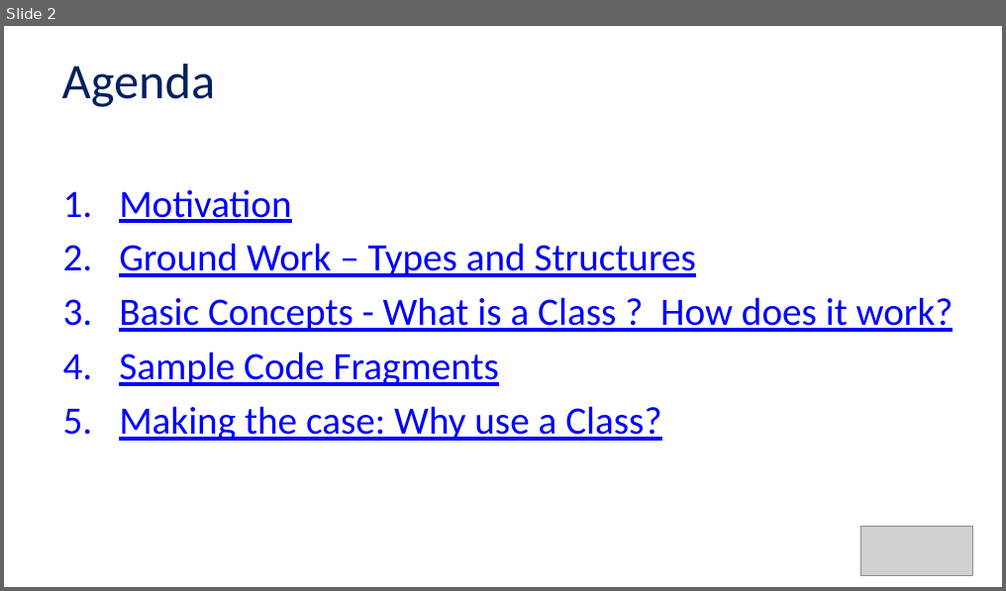
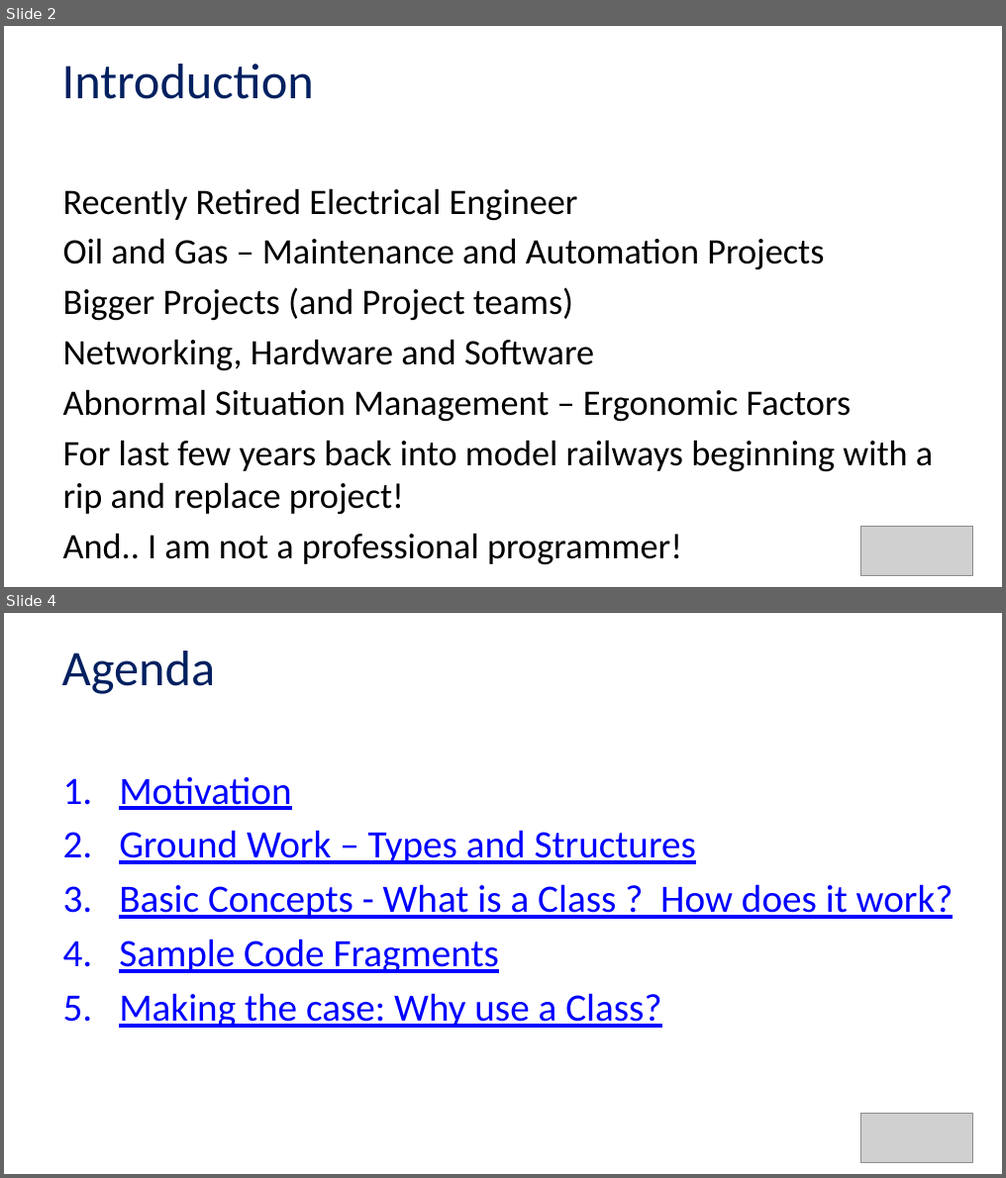
Before and after one commit to Alan-Lomax/MERG-SIG-Presentations, a slide deck: Part 4a - Introduction to Class Programming Part 1.pptx. Shown one above the other, each under a label of ours: slide 2 before the commit, slides 2 and 4 after it; the slides between them are not shown. The pictures are 1006x591 and 1006x1178 pixels, drawn with LibreOffice and Linux fonts; fonts in the diff are those of the drawing; grey boxes stand for pictures; background and template pictures are left out. Boxes give left, top, right and bottom in pixels: in the first picture for what was removed or moved away, otherwise in the second. Text is boxed around its words. In the diff, an @@ line names an element or a change of style, - is before the commit and + after.

Commit message:
Added Introduction

```diff
--- a/Part 4a - Introduction to Class Programming Part 1.pptx
+++ b/Part 4a - Introduction to Class Programming Part 1.pptx
@@ slide 2 added at box(4, 26, 1002, 587), background picture (left out) @@
@@ title added at box(62, 64, 314, 99), 36 pt, text #002060 @@
+Introduction
@@ text added at box(63, 188, 933, 566), 25.9 pt, text #000000 @@
+Recently Retired Electrical Engineer
+Oil and Gas – Maintenance and Automation Projects
+Bigger Projects (and Project teams)
+Networking, Hardware and Software
+Abnormal Situation Management – Ergonomic Factors
+For last few years back into model railways beginning with a rip and replace project!
+And.. I am not a professional programmer!
@@ picture added at box(860, 526, 972, 575) @@
@@ what was slide 2 is now slide 4 @@
```
Also in this commit, not shown: 1 other slide added.
